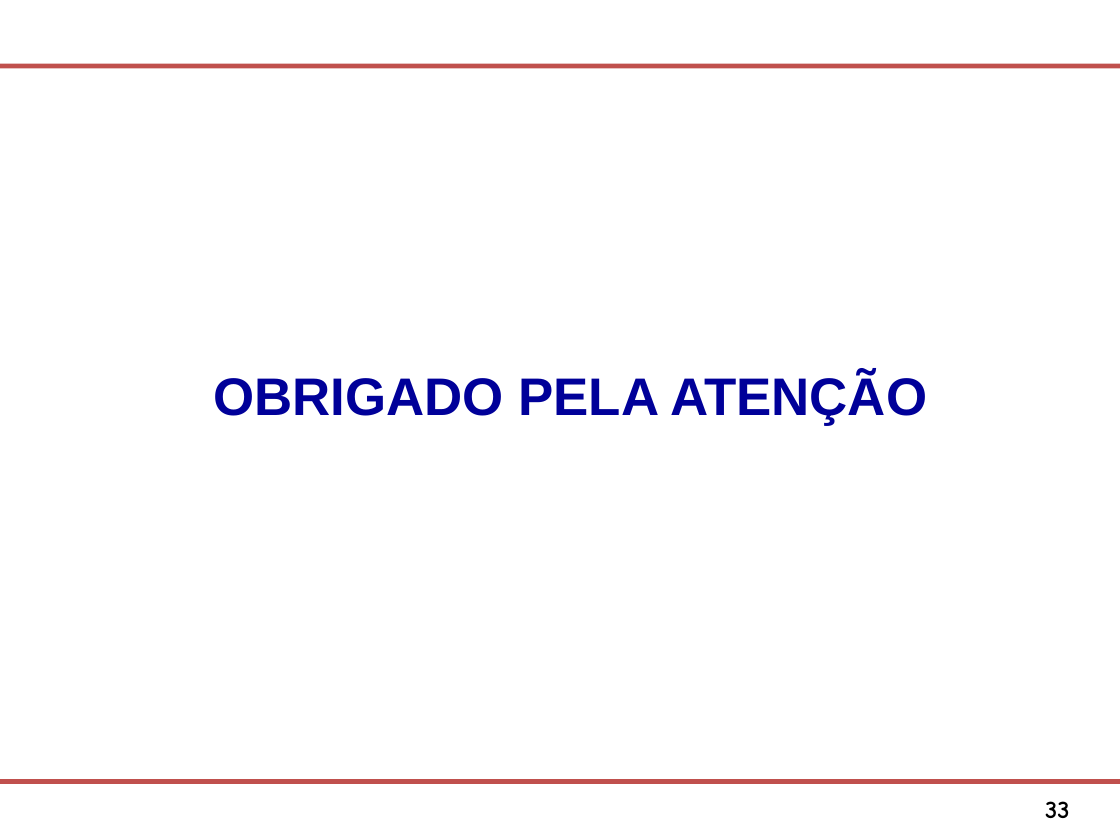
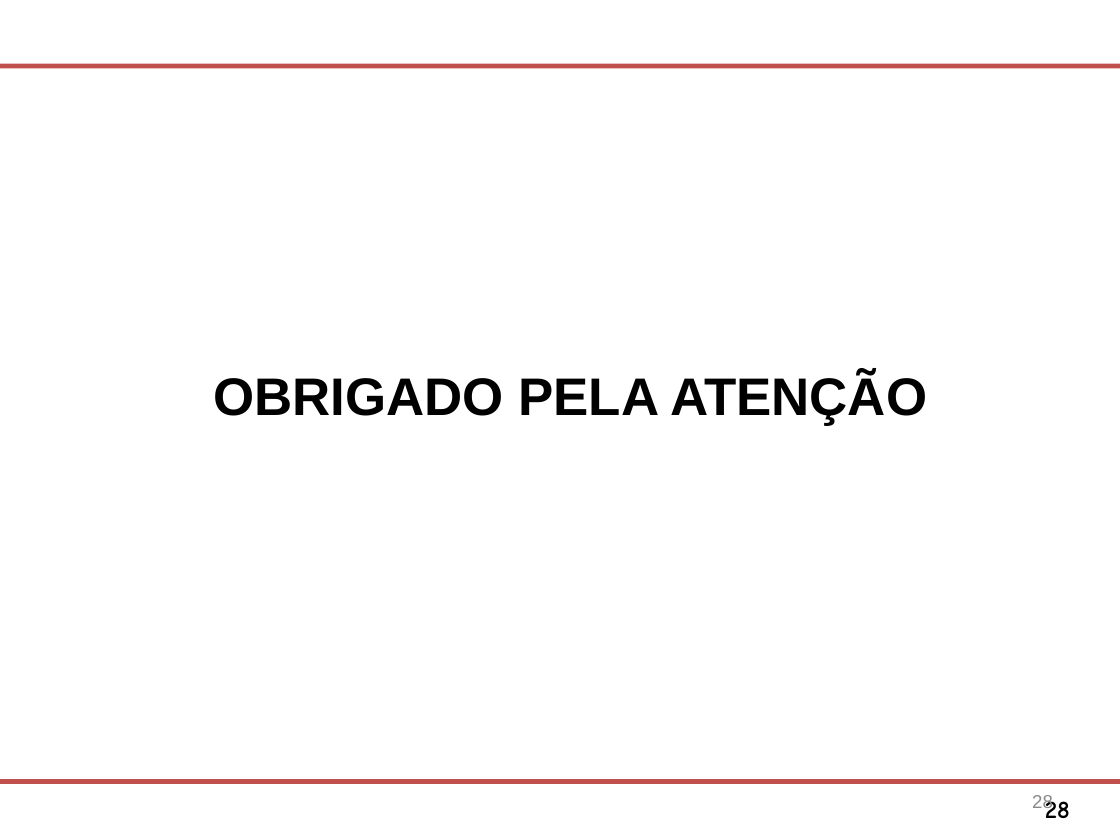
Before and after one commit to Osmar1503/TG, a slide deck: slide 28 of Modelo Apresentacao FATEC SJC.ppt (slide 33 before the commit). Drawn at 1120x840 pixels with LibreOffice and Linux fonts; fonts in the diff are those of the drawing; background and template pictures are left out. Boxes give left, top, right and bottom in pixels: in the first picture for what was removed or moved away, otherwise in the second. Text is boxed around its words. In the diff, an @@ line names an element or a change of style, - is before the commit and + after.

```diff
--- a/Modelo Apresentacao FATEC SJC.ppt
+++ b/Modelo Apresentacao FATEC SJC.ppt
@@ text "OBRIGADO PELA ATENÇÃO" at box(214, 373, 927, 426): text colour #000099 to #000000 @@
@@ page number at box(1032, 795, 1053, 812): text changed @@
-33
+28
@@ page number added at box(1045, 796, 1070, 818), 12 pt, text #898989 @@
+28
```
Also in this commit, not shown: 17 other slides changed, 2 slides added, 7 slides removed, 1 other file.
